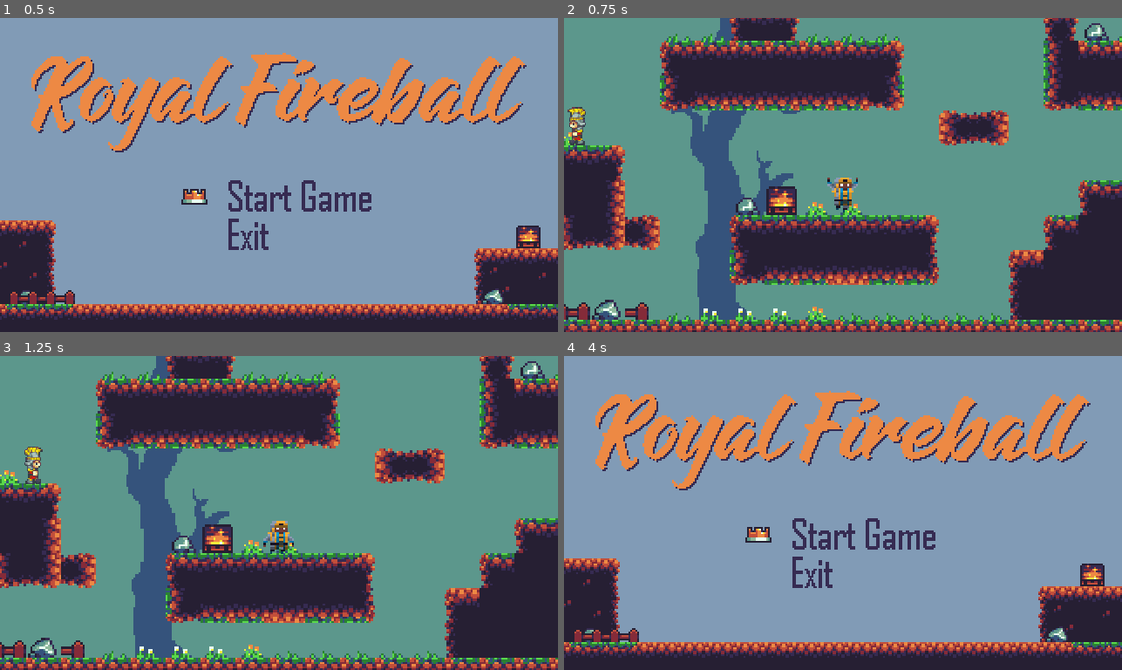
Above: before the commit, frames 1-4 (two rows, left to right).
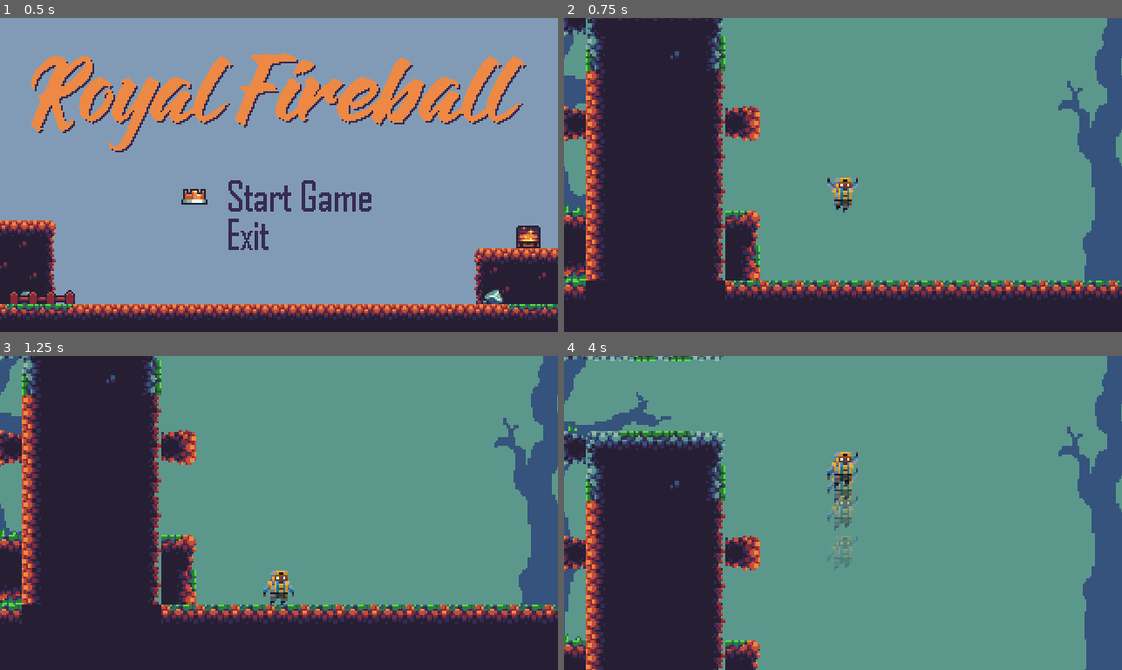
Above: after the commit, the same moments.

Repository: cmbailey87/8Bit4Ever
Game: Godot game, scene res://titlescreen.tscn
Two runs of this game, one before a commit and one after it. Both use one fixed random seed, a clock stepped at 60 frames per second and the inputs below.
Inputs (mouse positions are in pixels of both pictures, inside the frame that each line leads up to):
- Up to frame 1 (0.5 s): no input
- Up to frame 2 (0.75 s): click (843, 196) at 0.5 s
- Up to frame 3 (1.25 s): no input
- Up to frame 4 (4 s): tap Enter (ui_accept) at 1.25, 2.1, 2.27, 2.57, 3.6, 3.77 s; hold Enter (ui_accept) 1.28-2.03 s; hold D (ui_dash_right, bound only before the commit) 1.28-2.78 s; hold A (ui_dash_left) 2.78-3.53 s; hold Enter (ui_accept) 2.78-3.53 s; hold D (ui_dash_right, bound only before the commit) from 3.53 s (still down)

Frame 1 is identical in both runs. In frame 2, 65% of the frame differs, in the area x 0-100%, y 0-100%; in frame 3, 64%; in frame 4, 98%.

Commit message:
working on dash

Diff:
--- a/player.gd
+++ b/player.gd
@@ -3,23 +3,26 @@
 
 #constant cant be change, 60 pixels per second speed
 const speed = 60
+
 #how many pixels are convered duriung jump
 const jump_power = -250
 const double_jump_power = -250
 #rate of fall speed
 const gravity = 10
 
-var double_jump_enabled = false
+#vari for dash controls
+var dash_speed = 200
+var max_speed = 300
+var dasher = false
+
 var jump_counter = 0
 var maxjumper = 1
-var falling = false
 var ghostin = false
-var ghosting_ready = false
-var in_air = false
+
+
 
 var state = 0
-var dasher = 0
-const dash_speed = 240
+
 #zero negative 1 is top of box, 0 one is top of box
 const FLOOR = Vector2(0,-1)
 
@@ -58,31 +61,23 @@
 
 	if is_dead == false:
 
+
 		if Input.is_action_pressed("ui_right"):
 			if is_attacking == false || is_on_floor() == false:
 				velocity.x = speed
+				dasher = true
 				if is_attacking == false:
 					$AnimatedSprite.play("run")
 					$AnimatedSprite.flip_h = false
 					state = 1
+					if Input.is_action_pressed("ui_dash") && dasher == true:
+						$AnimatedSprite.play("run")
+						velocity.x = dash_speed
+
+						ghostin = true
+						$dash_timer.start()
 					if sign($Position2D.position.x) == -1:
 						$Position2D.position.x *= -1
-
-
-		elif Input.is_action_pressed("ui_dash_right") :
-			var current_position = self.position.x
-			if is_attacking == false || is_on_floor() == false:
-					velocity.x = dash_speed
-					if is_attacking == false:
-						$AnimatedSprite.play("run")
-						$AnimatedSprite.flip_h = false
-						state = 1
-						dasher += 1
-						ghostin = true
-						if sign($Position2D.position.x) == -1:
-							$Position2D.position.x *= -1
-							if current_position == (current_position+50):
-								velocity.x = 0
 
 		elif Input.is_action_pressed("ui_left"):
 			if is_attacking == false || is_on_floor() == false:
@@ -91,21 +86,15 @@
 					$AnimatedSprite.play("run")
 					$AnimatedSprite.flip_h = true
 					state = 1
+					if Input.is_action_just_pressed("ui_dash") && dasher == true:
+						$AnimatedSprite.play("run")
+						velocity.x = -dash_speed
+						ghostin = true
+						$ghost_Timer2.wait_time = 0.000001
+						$dash_timer.start()
 					if sign($Position2D.position.x) == 1:
 						$Position2D.position.x *= -1
 
-
-
-		elif Input.is_action_pressed("ui_dash_left"):
-			if is_attacking == false || is_on_floor() == false:
-				velocity.x = -dash_speed
-				if is_attacking == false:
-					$AnimatedSprite.play("run")
-					$AnimatedSprite.flip_h = true
-					state = 1
-					ghostin = true
-					if sign($Position2D.position.x) == 1:
-						$Position2D.position.x *= -1
 		else:
 			velocity.x = 0
 			if on_ground == true && is_attacking == false:
@@ -133,13 +122,13 @@
 		if Input.is_action_just_pressed("ui_accept"):
 			if on_ground == false:
 				if is_attacking == false:
-					#if double_jump_enabled == true:
 					if maxjumper > jump_counter:
 						velocity.y = double_jump_power
-						#double_jump_enabled = false
 						ghostin = true
 						jump_counter += 1
 						state = 3
+
+
 
 
 		velocity.y += gravity
@@ -152,14 +141,12 @@
 			on_ground = true
 			jump_counter = 0
 			ghostin = false
-			falling = false
-			double_jump_enabled = false
+			$ghost_Timer2.wait_time = 0.1
 		else: #hes in the air
 			if is_attacking == false:
 				on_ground = false
 				if velocity.y < 0 :
 					$AnimatedSprite.play("jump")
-					double_jump_enabled = true
 #				if ghostin == true && ghostin == true:
 #					$AnimatedSprite.play("doublejump")
 
@@ -196,12 +183,14 @@
 				if "Enemy" in get_slide_collision(i).collider.name:
 					dead()
 
+
 func dead():
 	is_dead = true
 	velocity = Vector2(0,0)
 	$AnimatedSprite.play("dead")
 	$CollisionShape2D.disabled = true
 	$Timer.start()
+
 
 
 func _on_AnimatedSprite_animation_finished():
@@ -228,11 +217,5 @@
 
 
 
-
-
-
-
-
-
 func _on_dash_timer_timeout():
-	dasher =true
+	$AnimatedSprite.position.x = 0
--- a/player1NEw.tscn
+++ b/player1NEw.tscn
@@ -69,7 +69,7 @@
 custom_solver_bias = 0.0
 extents = Vector2( 4.17297, 7.61052 )
 
-[node name="player" type="KinematicBody2D"]
+[node name="player" type="KinematicBody2D" index="0"]
 
 position = Vector2( 152.203, 68.2834 )
 z_index = 1
@@ -143,7 +143,7 @@
 process_mode = 1
 wait_time = 0.5
 one_shot = false
-autostart = false
+autostart = true
 
 [connection signal="animation_finished" from="AnimatedSprite" to="." method="_on_AnimatedSprite_animation_finished"]
 
--- a/project.godot
+++ b/project.godot
@@ -28,7 +28,7 @@
 ui_focus_next=[ Object(InputEventKey,"resource_local_to_scene":false,"resource_name":"","device":0,"alt":false,"shift":false,"control":false,"meta":false,"command":false,"pressed":false,"scancode":16777218,"unicode":0,"echo":false,"script":null)
 , Object(InputEventJoypadButton,"resource_local_to_scene":false,"resource_name":"","device":0,"button_index":1,"pressure":0.0,"pressed":false,"script":null)
  ]
-ui_dash_right=[ Object(InputEventJoypadButton,"resource_local_to_scene":false,"resource_name":"","device":0,"button_index":5,"pressure":0.0,"pressed":false,"script":null)
+ui_dash=[ Object(InputEventJoypadButton,"resource_local_to_scene":false,"resource_name":"","device":0,"button_index":5,"pressure":0.0,"pressed":false,"script":null)
 , Object(InputEventKey,"resource_local_to_scene":false,"resource_name":"","device":0,"alt":false,"shift":false,"control":false,"meta":false,"command":false,"pressed":false,"scancode":68,"unicode":0,"echo":false,"script":null)
  ]
 ui_dash_left=[ Object(InputEventKey,"resource_local_to_scene":false,"resource_name":"","device":0,"alt":false,"shift":false,"control":false,"meta":false,"command":false,"pressed":false,"scancode":65,"unicode":0,"echo":false,"script":null)
--- a/stageone.tscn
+++ b/stageone.tscn
@@ -7,7 +7,7 @@
 [ext_resource path="res://forest platformer/big tree 04.png" type="Texture" id=5]
 [ext_resource path="res://screenshake.gd" type="Script" id=6]
 
-[node name="stageone" type="Node2D" index="0"]
+[node name="stageone" type="Node2D"]
 
 _sections_unfolded = [ "Material", "Pause", "Transform", "Visibility", "Z Index" ]
 __meta__ = {
@@ -94,7 +94,7 @@
 
 [node name="player" parent="." index="9" instance=ExtResource( 4 )]
 
-position = Vector2( 235.183, 83.3589 )
+position = Vector2( 1213.18, 101.359 )
 
 [node name="ParallaxBackground" type="ParallaxBackground" parent="." index="10"]
 
--- a/titlescreen.tscn
+++ b/titlescreen.tscn
@@ -8,7 +8,7 @@
 [ext_resource path="res://title screen/exit.png" type="Texture" id=6]
 [ext_resource path="res://title screen/exit selected.png" type="Texture" id=7]
 
-[node name="titlescreen-node" type="Node" index="0"]
+[node name="titlescreen-node" type="Node"]
 
 script = ExtResource( 1 )
 
